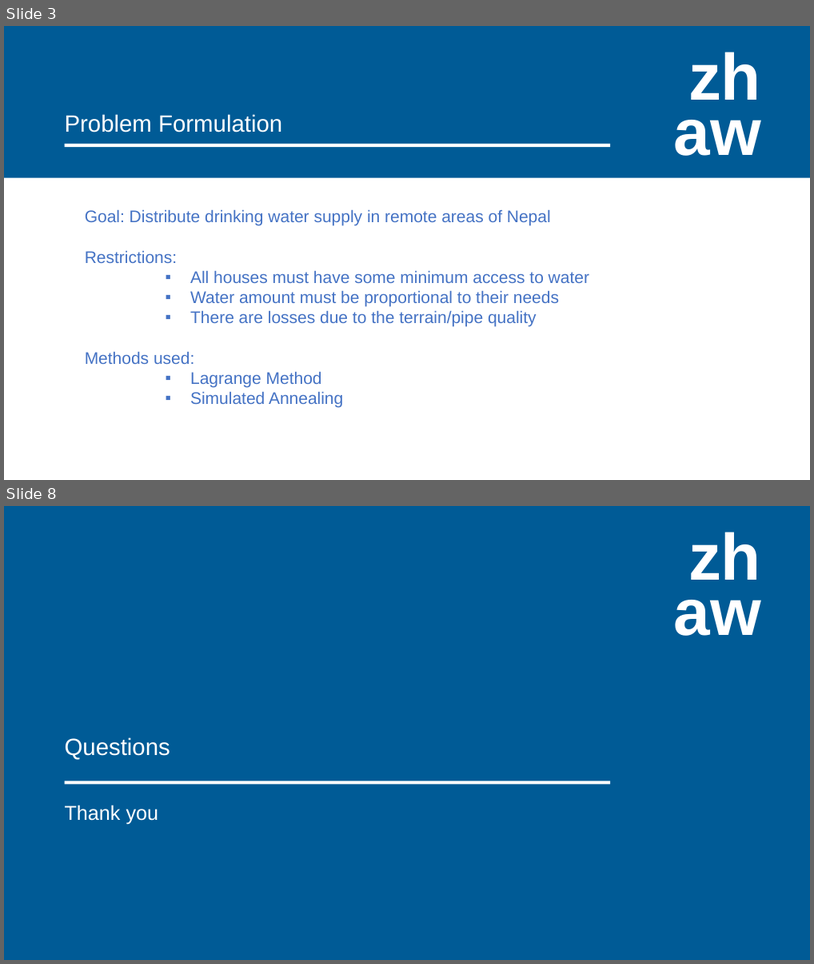
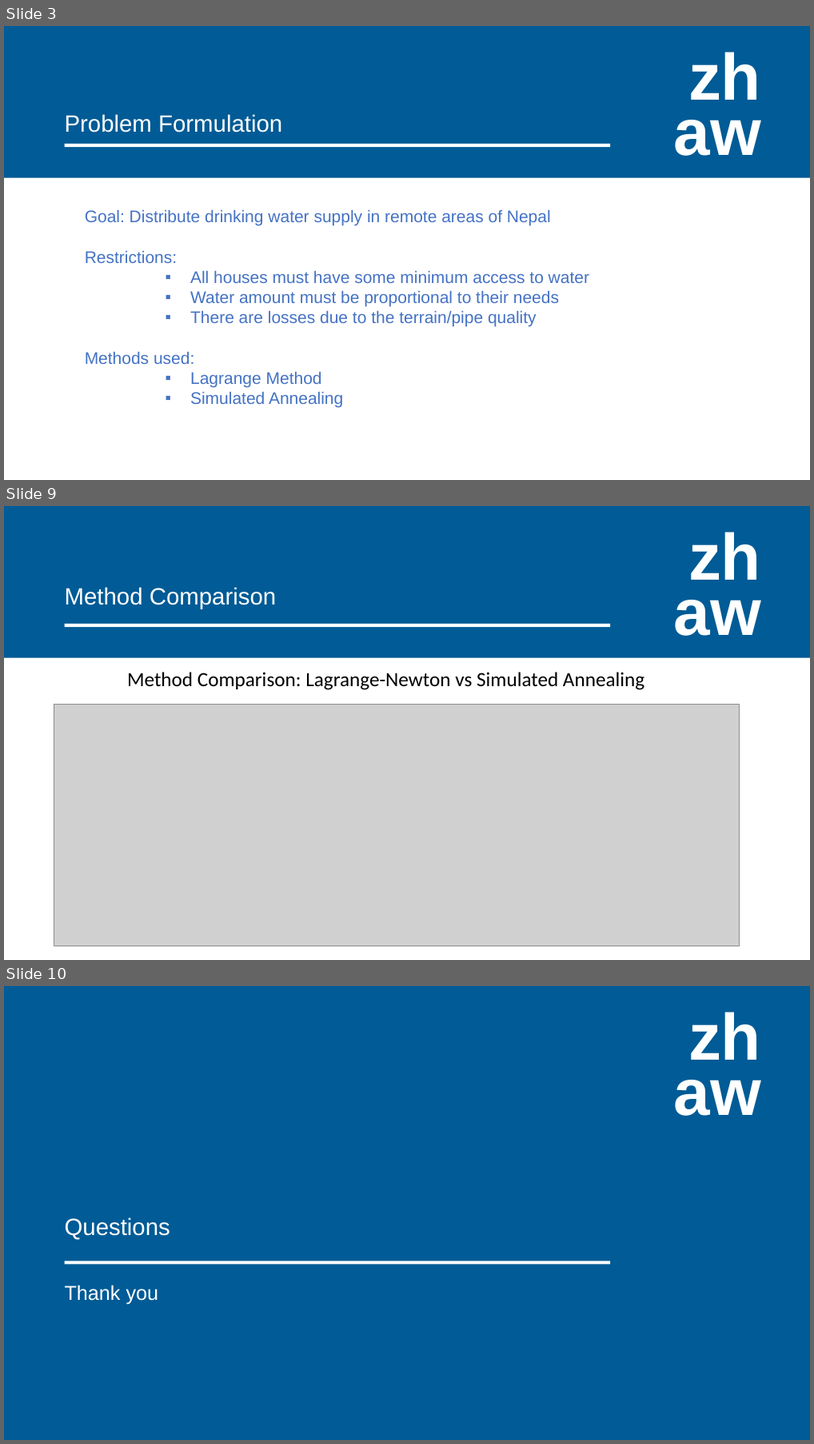
Before and after one commit to the-nerd-sloth/co3-semester-project, a slide deck: Presentation/presentation.pptx. Shown one above the other, each under a label of ours: slides 3 and 8 before the commit, slides 3, 9 and 10 after it; the slides between them are not shown. The pictures are 814x964 and 814x1444 pixels, drawn with LibreOffice and Linux fonts; fonts in the diff are those of the drawing; grey boxes stand for pictures. Boxes give left, top, right and bottom in pixels: in the first picture for what was removed or moved away, otherwise in the second. Text is boxed around its words. In the diff, an @@ line names an element or a change of style, - is before the commit and + after.

```diff
--- a/Presentation/presentation.pptx
+++ b/Presentation/presentation.pptx
@@ slide 9 added at <box>4,506,810,960</box>, background #005B96 @@
@@ text added at <box>674,532,762,636</box>, 58.5 pt, text #FFFFFF, bold @@
+zh
+aw
@@ text added at <box>65,587,276,609</box>, 21 pt, text #FFFFFF @@
+Method Comparison
@@ rectangle added at <box>65,624,610,627</box>, fill #FFFFFF @@
@@ rectangle added at <box>4,658,810,960</box>, fill #FFFFFF @@
@@ text added at <box>127,672,645,690</box>, 18 pt, text #000000 @@
+Method Comparison: Lagrange-Newton vs Simulated Annealing
@@ rectangle added at <box>65,683,351,868</box>, outline #FFFFFF 1.5 pt @@
@@ rectangle added at <box>375,683,662,868</box>, outline #FFFFFF 1.5 pt @@
@@ picture added at <box>54,704,739,945</box> @@
@@ what was slide 8 is now slide 10 @@
```
Also in this commit, not shown: 4 slides changed, 1 other slide added, 1 other file.
